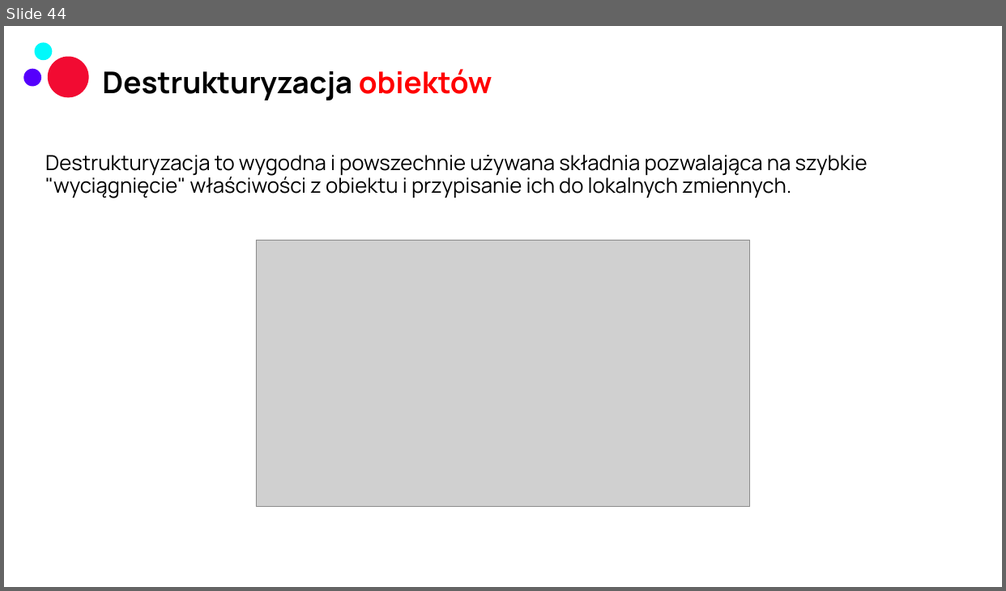
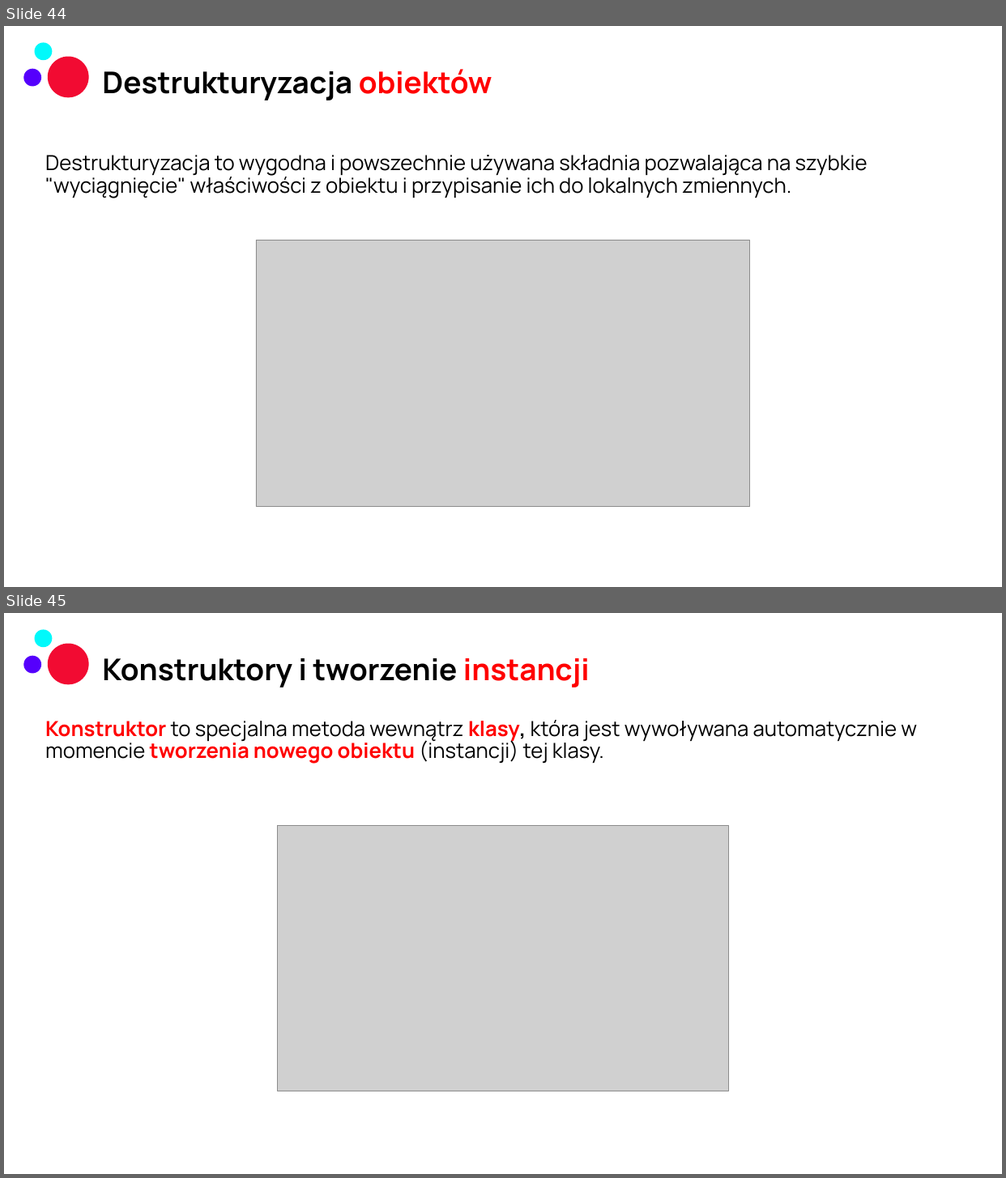
Before and after one commit to czyrski/JSTS_bnp, a slide deck: JavaScript i TypeScript.pptx. Shown one above the other, each under a label of ours: slide 44 before the commit, slides 44 and 45 after it. The pictures are 1006x591 and 1006x1178 pixels, drawn with LibreOffice and Linux fonts; fonts in the diff are those of the drawing; grey boxes stand for pictures; background and template pictures are left out. Boxes give left, top, right and bottom in pixels: in the first picture for what was removed or moved away, otherwise in the second. Text is boxed around its words. In the diff, an @@ line names an element or a change of style, - is before the commit and + after.

```diff
--- a/JavaScript i TypeScript.pptx
+++ b/JavaScript i TypeScript.pptx
@@ slide 45 added at [4,613,1002,1174], background picture (left out); not listed: 3 template elements that a slide beside it also shows @@
@@ title added at [102,658,590,688], 28.8 pt, text #000000, bold @@
+Konstruktory i tworzenie instancji
@@ text added at [45,720,917,764], 20 pt, text #000000 @@
+Konstruktor to specjalna metoda wewnątrz klasy, która jest wywoływana automatycznie w momencie tworzenia nowego obiektu (instancji) tej klasy.
@@ picture added at [278,825,729,1092] @@
```
Also in this commit, not shown: 1 other slide added, 1 other file.
